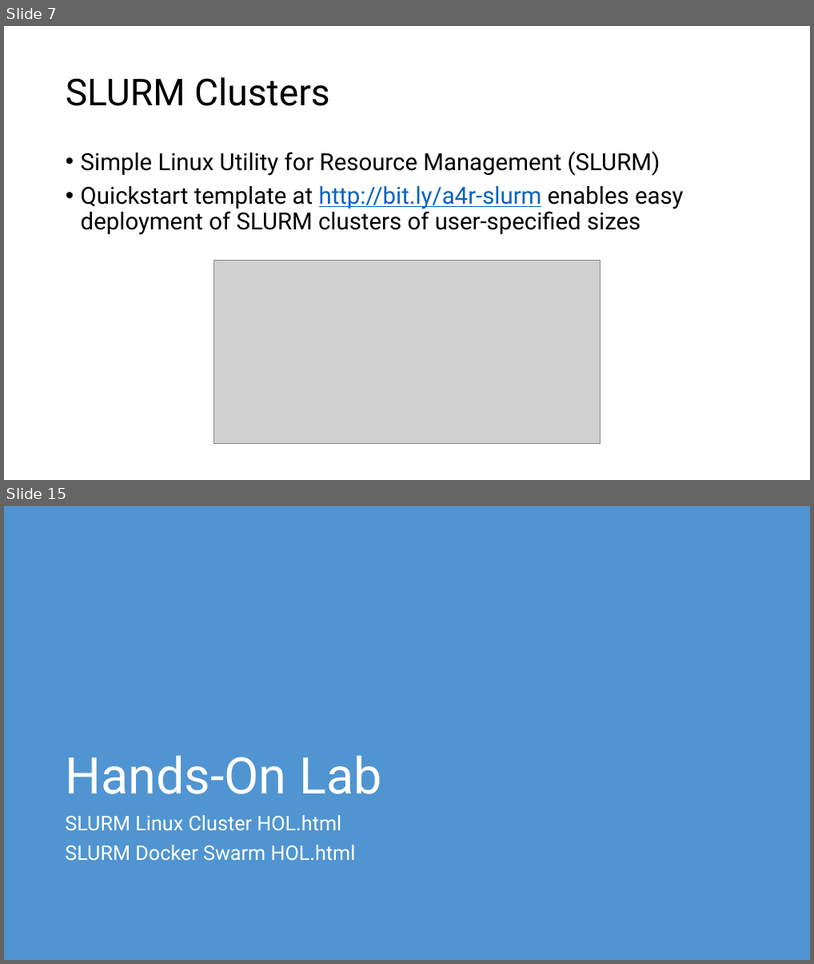
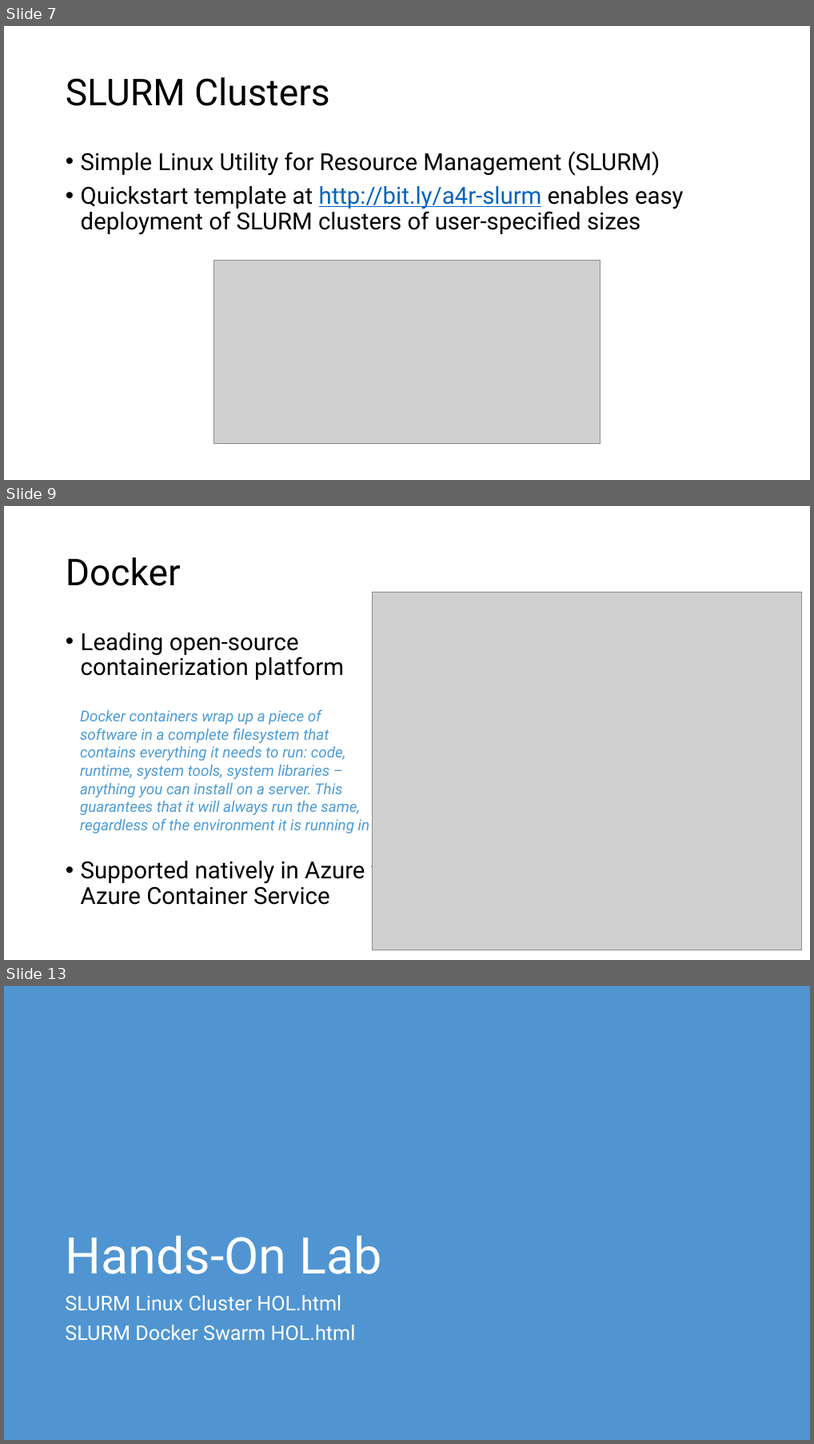
Before and after one commit to microsoft/AcademicContent, a slide deck: Workshop/6. HPC/HPC and Azure Container Service.pptx. Shown one above the other, each under a label of ours: slides 7 and 15 before the commit, slides 7, 9 and 13 after it; the slides between them are not shown. The pictures are 814x964 and 814x1444 pixels, drawn with LibreOffice and Linux fonts; fonts in the diff are those of the drawing; grey boxes stand for pictures. Boxes give left, top, right and bottom in pixels: in the first picture for what was removed or moved away, otherwise in the second. Text is boxed around its words. In the diff, an @@ line names an element or a change of style, - is before the commit and + after.

```diff
--- a/Workshop/6. HPC/HPC and Azure Container Service.pptx
+++ b/Workshop/6. HPC/HPC and Azure Container Service.pptx
@@ slide 9 added at (4,506,810,960), background #FFFFFF @@
@@ title added at (66,557,181,586), 44 pt, text #000000 @@
+Docker
@@ picture added at (373,592,802,950) @@
@@ text added at (81,632,401,904), 28 pt, text #000000 @@
+• Leading open-source containerization platform
+• Supported natively in Azure via Azure Container Service
@@ text added at (80,709,370,833), 18 pt, text #4D9CD7, italic @@
+Docker containers wrap up a piece of software in a complete filesystem that contains everything it needs to run: code, runtime, system tools, system libraries – anything you can install on a server. This guarantees that it will always run the same, regardless of the environment it is running in
@@ what was slide 15 is now slide 13 @@
```
Also in this commit, not shown: 2 slides changed, 3 other slides added, 6 slides removed.
